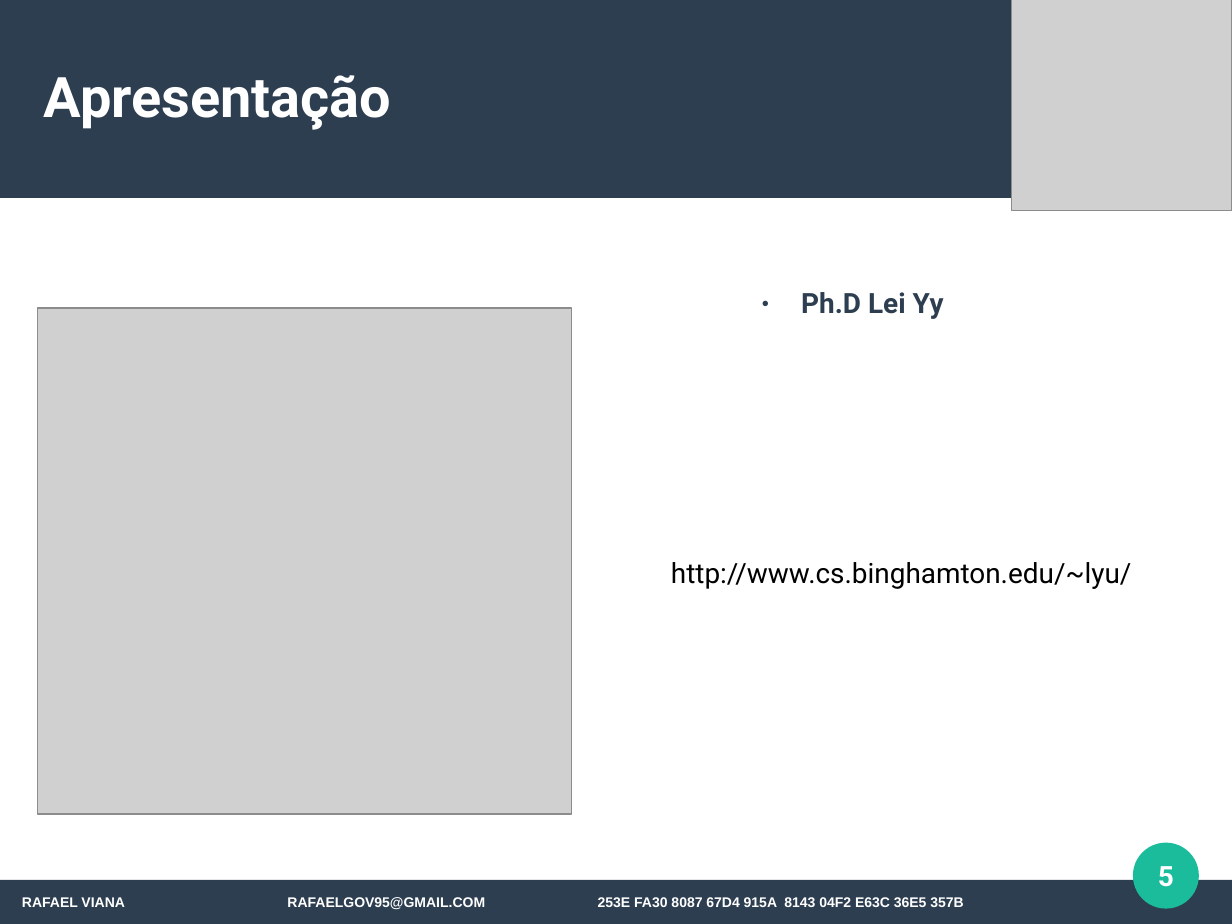
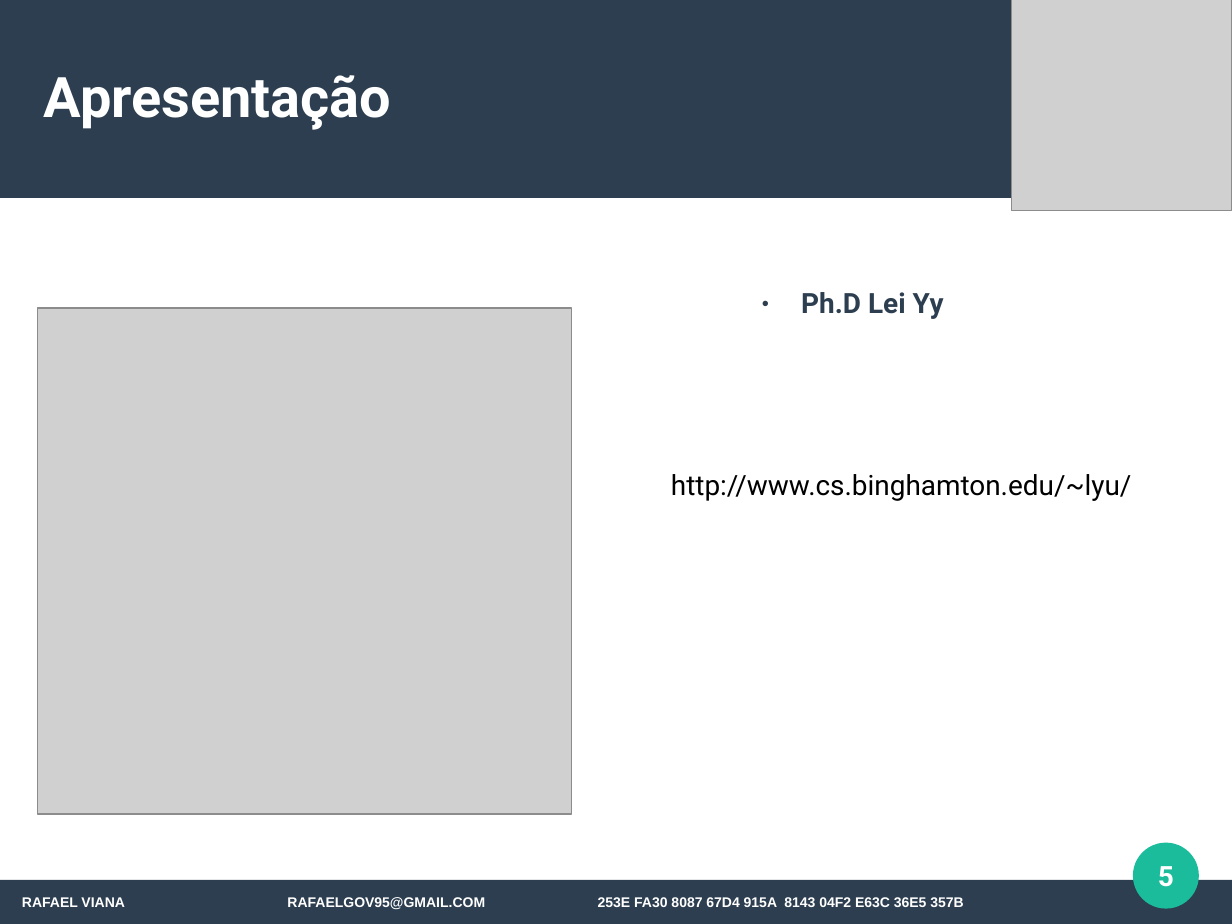
Before and after one commit to rafaelgov95/SD, a slide deck: slide 5 of Apresentacao/PPT/Angular-4.odp. Drawn at 1232x924 pixels with LibreOffice and Linux fonts; fonts in the diff are those of the drawing; grey boxes stand for pictures. Boxes give left, top, right and bottom in pixels: in the first picture for what was removed or moved away, otherwise in the second. Text is boxed around its words. In the diff, an @@ line names an element or a change of style, - is before the commit and + after.

```diff
--- a/Apresentacao/PPT/Angular-4.odp
+++ b/Apresentacao/PPT/Angular-4.odp
@@ text "http://www.cs.binghamton.edu/~lyu/": place and size @@
-text "http://www.cs.binghamton.edu/~lyu/" at <box>671,562,1132,589</box>
+text "http://www.cs.binghamton.edu/~lyu/" at <box>671,474,1132,501</box>
```
Also in this commit, not shown: 11 other slides changed, 7 slides added, 1 slide removed, 3 other files.
